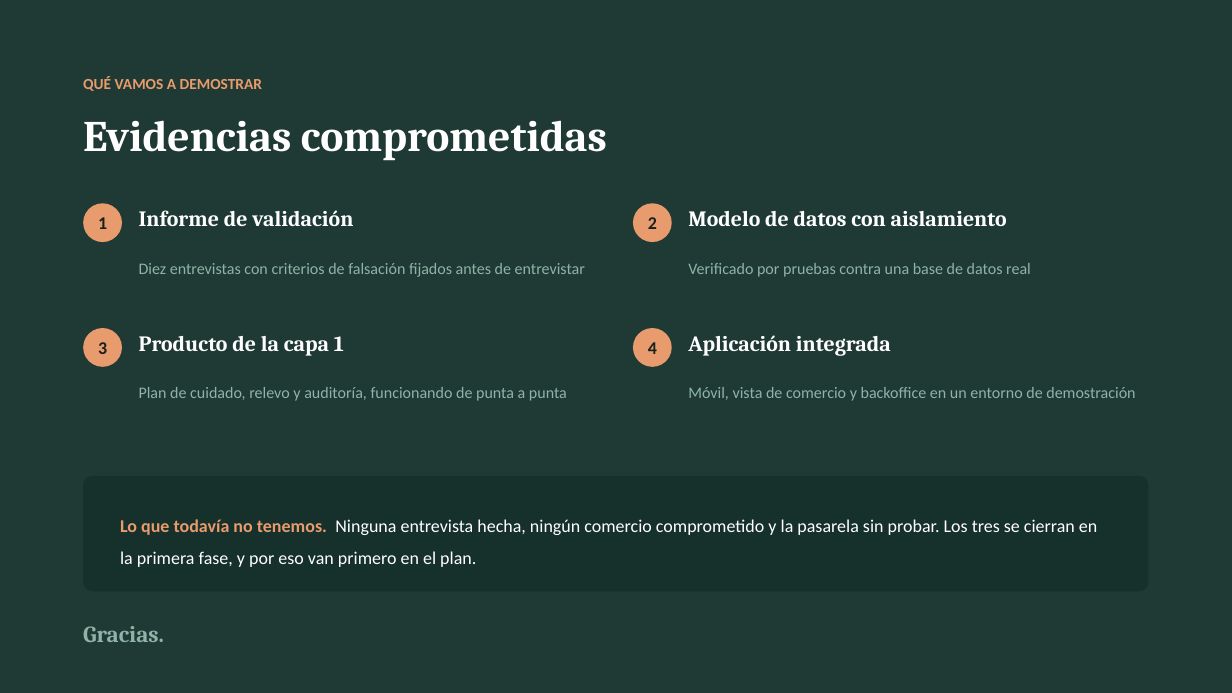
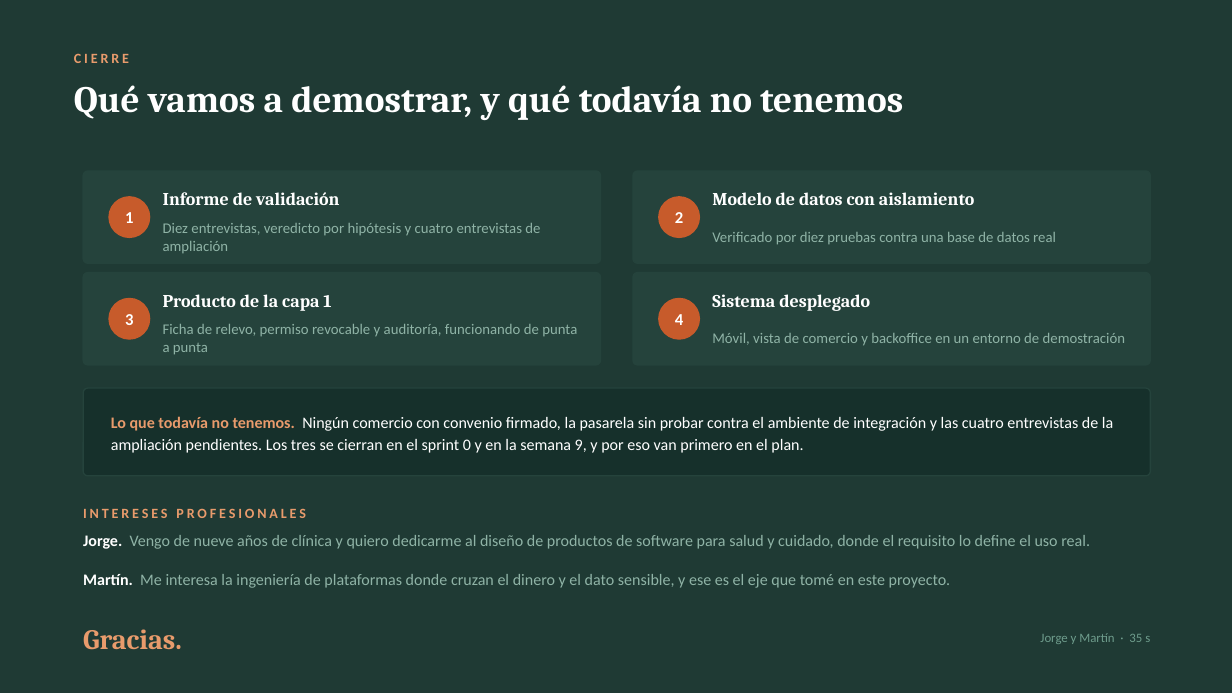
Before and after one commit to MartinHenriquez131/MATU, a slide deck: slide 11 of Fase 1/Evidencias Grupales/MATU_Presentacion_Fase1.pptx (slide 8 before the commit). Drawn at 1232x693 pixels with LibreOffice and Linux fonts; fonts in the diff are those of the drawing. Boxes give left, top, right and bottom in pixels: in the first picture for what was removed or moved away, otherwise in the second. Text is boxed around its words. In the diff, an @@ line names an element or a change of style, - is before the commit and + after.

```diff
--- a/Fase 1/Evidencias Grupales/MATU_Presentacion_Fase1.pptx
+++ b/Fase 1/Evidencias Grupales/MATU_Presentacion_Fase1.pptx
@@ text added at [74, 53, 129, 63], 11 pt, text #E89B6C, bold @@
+CIERRE
@@ text at [74, 85, 903, 120]: text changed; size 12 to 29 pt; font Calibri to Cambria; text colour #E89B6C to #FFFFFF @@
-QUÉ VAMOS A DEMOSTRAR
+Qué vamos a demostrar, y qué todavía no tenemos
@@ text "Qué vamos a demostrar, y ..." at [74, 85, 903, 120]: vertical alignment middle to top @@
@@ text removed at [83, 120, 607, 161] @@
-Evidencias comprometidas
@@ rounded rectangle added at [83, 171, 601, 263], fill #25433C, outline #25433C 1 pt @@
@@ rounded rectangle added at [633, 171, 1151, 263], fill #25433C, outline #25433C 1 pt @@
@@ text "Informe de validación": place and size @@
-text "Informe de validación" at [139, 210, 353, 226]
+text "Informe de validación" at [163, 192, 339, 205]
@@ 2 texts, 2 ellipses: place and size @@
-2 texts, 2 ellipses at [83, 203, 672, 242]
+2 texts, 2 ellipses at [109, 197, 700, 238]
@@ text "Modelo de datos con aislamiento": place and size @@
-text "Modelo de datos con aislamiento" at [688, 211, 1007, 226]
+text "Modelo de datos con aislamiento" at [712, 192, 975, 205]
@@ text at [163, 223, 540, 253]: text changed; size 12.5 to 11.5 pt @@
-Diez entrevistas con criterios de falsación fijados antes de entrevistar
+Diez entrevistas, veredicto por hipótesis y cuatro entrevistas de ampliación
@@ text at [712, 232, 1056, 245]: text changed; size 12.5 to 11.5 pt @@
-Verificado por pruebas contra una base de datos real
+Verificado por diez pruebas contra una base de datos real
@@ rounded rectangle added at [83, 273, 601, 365], fill #25433C, outline #25433C 1 pt @@
@@ size 17 to 14 pt in 3 elements at [712, 192, 975, 205], [163, 192, 339, 205], [163, 294, 331, 311] @@
@@ text "Producto de la capa 1": place and size @@
-text "Producto de la capa 1" at [139, 336, 344, 356]
+text "Producto de la capa 1" at [163, 294, 331, 311]
@@ rounded rectangle added at [633, 273, 1151, 365], fill #25433C, outline #25433C 1 pt @@
@@ size 14 to 13 pt, text colour #18211E to #FFFFFF in 4 elements at [125, 212, 133, 223], [675, 212, 683, 223], [125, 314, 133, 325], [675, 314, 683, 325] @@
@@ 2 texts, 2 ellipses: place and size @@
-2 texts, 2 ellipses at [83, 328, 672, 367]
+2 texts, 2 ellipses at [109, 299, 700, 339]
@@ fill #E89B6C to #C75B2B; outline none to #C75B2B 1 pt in 4 elements at [109, 197, 150, 238], [659, 197, 700, 238], [109, 299, 150, 339], [659, 299, 700, 339] @@
@@ text added at [712, 294, 870, 311], 14 pt, text #FFFFFF, bold @@
+Sistema desplegado
@@ text at [163, 324, 577, 355]: text changed; size 12.5 to 11.5 pt @@
-Plan de cuidado, relevo y auditoría, funcionando de punta a punta
+Ficha de relevo, permiso revocable y auditoría, funcionando de punta a punta
@@ text "Móvil, vista de comercio y ...": place and size @@
-text "Móvil, vista de comercio y ..." at [688, 387, 1135, 401]
+text "Móvil, vista de comercio y ..." at [712, 333, 1125, 346]
@@ text "Móvil, vista de comercio y ..." at [712, 333, 1125, 346]: size 12.5 to 11.5 pt; line spacing 1.36 to 14pt @@
@@ text removed at [688, 335, 891, 356] @@
-Aplicación integrada
@@ rounded rectangle: place and size @@
-rounded rectangle at [83, 476, 1149, 592]
+rounded rectangle at [83, 388, 1151, 476]
@@ rounded rectangle at [83, 388, 1151, 476]: outline none to #25433C 1 pt; proportions changed @@
@@ text at [111, 416, 1113, 453]: text changed; size 14 to 12.5 pt @@
-Lo que todavía no tenemos. Ninguna entrevista hecha, ningún comercio comprometido y la pasarela sin probar. Los tres se cierran en la primera fase, y por eso van primero en el plan.
+Lo que todavía no tenemos. Ningún comercio con convenio firmado, la pasarela sin probar contra el ambiente de integración y las cuatro entrevistas de la ampliación pendientes. Los tres se cierran en el sprint 0 y en la semana 9, y por eso van primero en el plan.
@@ text added at [83, 508, 305, 518], 11 pt, text #E89B6C, bold @@
+INTERESES PROFESIONALES
@@ text added at [83, 535, 1090, 549], 12.5 pt, text #8FB3A6 @@
+Jorge. Vengo de nueve años de clínica y quiero dedicarme al diseño de productos de software para salud y cuidado, donde el requisito lo define el uso real.
@@ text added at [83, 574, 951, 588], 12.5 pt, text #8FB3A6 @@
+Martín. Me interesa la ingeniería de plataformas donde cruzan el dinero y el dato sensible, y ese es el eje que tomé en este proyecto.
@@ text "Gracias." at [83, 629, 182, 650]: size 18 to 22 pt, text colour #8FB3A6 to #E89B6C @@
@@ text added at [1040, 633, 1150, 644], 10 pt, text #6E9C8C @@
+Jorge y Martín · 35 s
```
Also in this commit, not shown: 7 other slides changed, 3 slides added.
